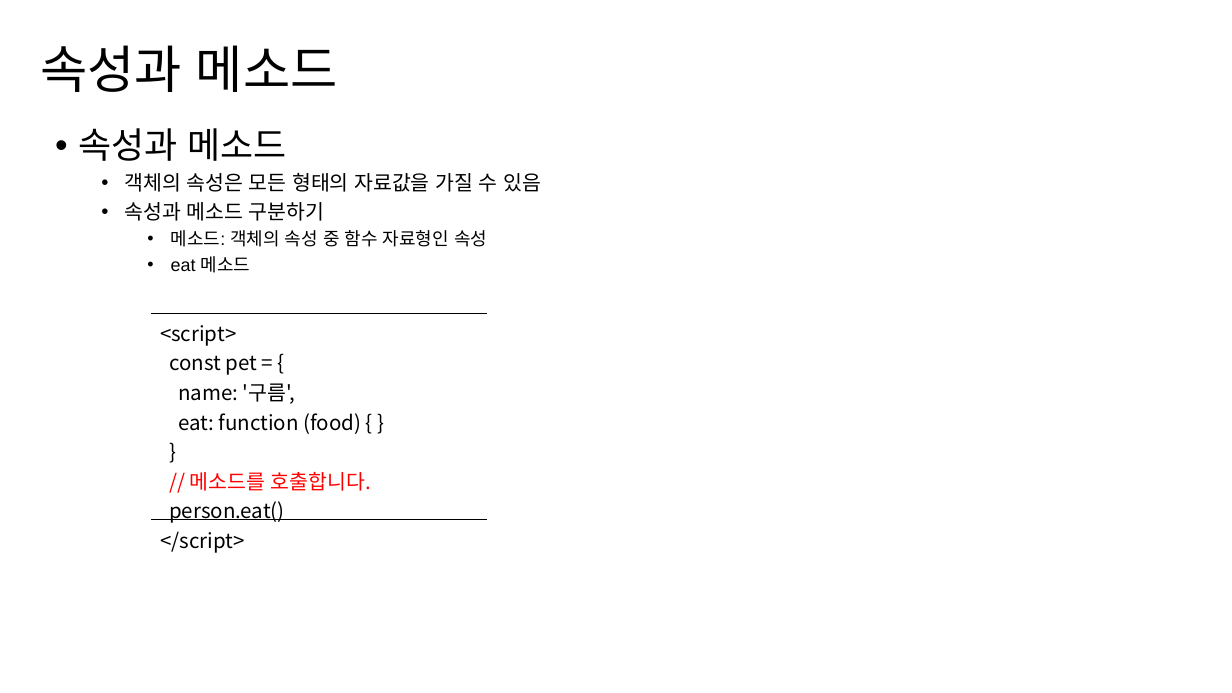
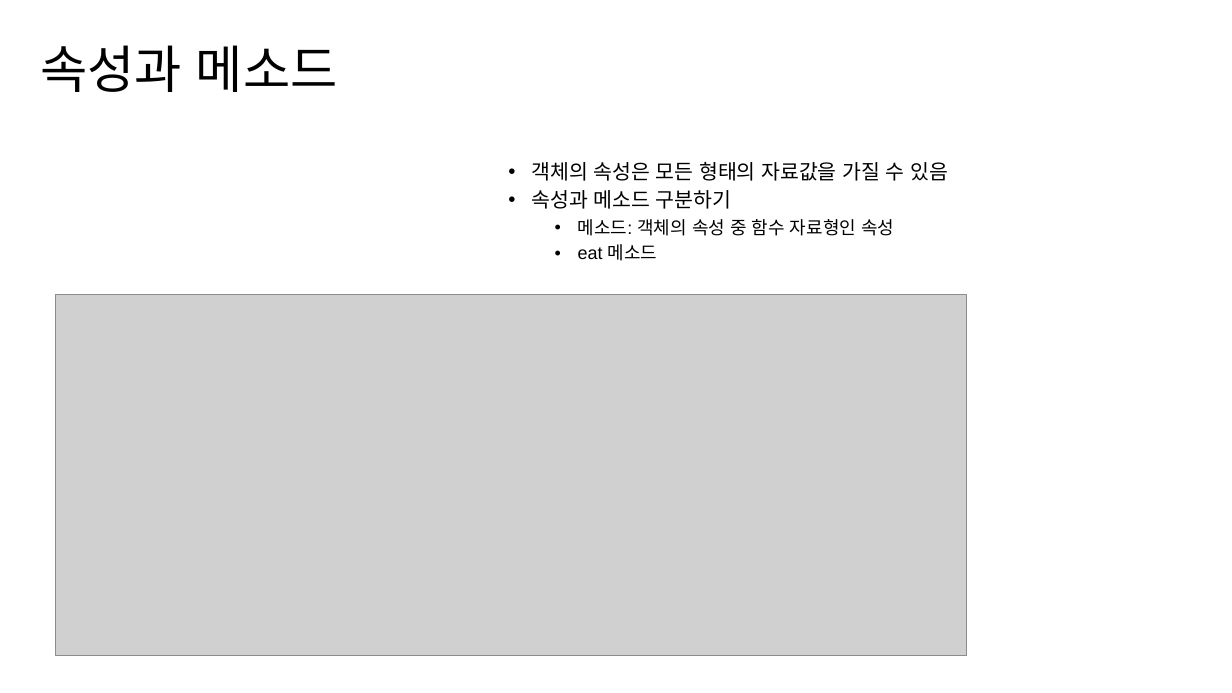
Before and after one commit to hizerdfo/poly_data_javascript_2023, a slide deck: slide 6 of 305-객체/305-1.함수객체.pptx. Drawn at 1232x693 pixels with LibreOffice and Linux fonts; fonts in the diff are those of the drawing; grey boxes stand for pictures. Boxes give left, top, right and bottom in pixels: in the first picture for what was removed or moved away, otherwise in the second. Text is boxed around its words. In the diff, an @@ line names an element or a change of style, - is before the commit and + after.

```diff
--- a/305-객체/305-1.함수객체.pptx
+++ b/305-객체/305-1.함수객체.pptx
@@ text at (78, 128, 286, 161): paragraph removed @@
-• 속성과 메소드
@@ text "객체의 속성은 모든 형태의 자료값을 ...": place and size @@
-text "객체의 속성은 모든 형태의 자료값을 ..." at (78, 128, 541, 273)
+text "객체의 속성은 모든 형태의 자료값을 ..." at (531, 162, 949, 261)
@@ picture added at (55, 294, 966, 655) @@
@@ table removed at (151, 313, 487, 557), 1 rows, 1 columns @@
-<script> / const pet = { / name: '구름', / eat: function (food) { } / } / // 메소드를 호출합니다. / person.eat() / </script>
```
Also in this commit, not shown: 11 other slides changed, 44 other files.
